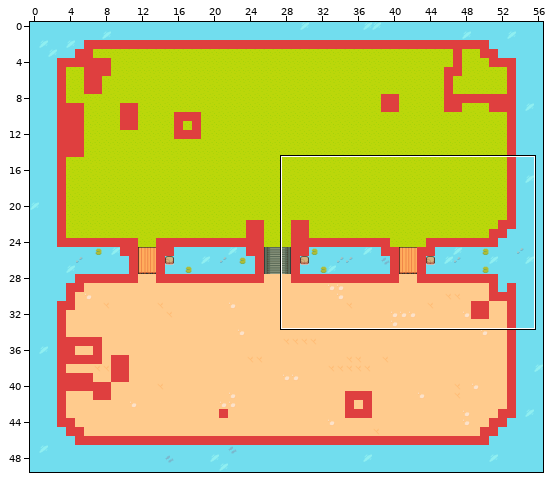
Tiled map: tiled/new1.tmx. Above, an overview of the earlier version with the close-up marked.
Close-up. Earlier state:
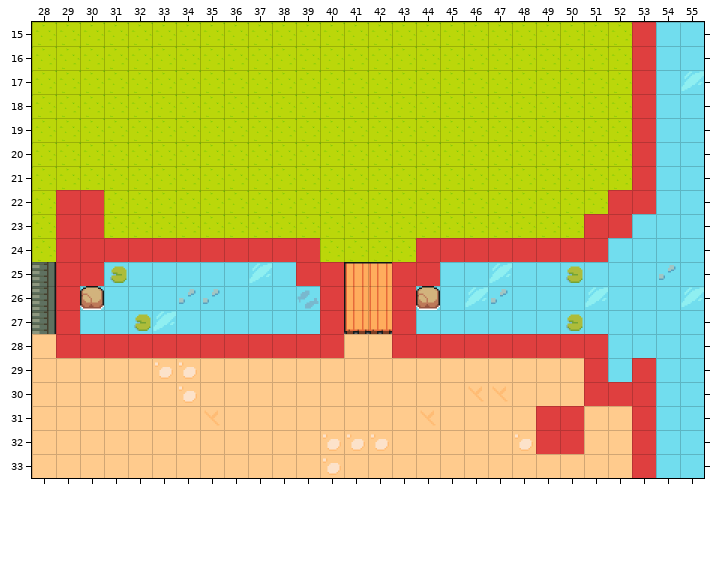
Cells are 64x64 px. Shown: x 28..55, y 15..33. The commit also changed other parts of the map, which this record leaves out. Not drawn, because the pictures are missing: unchanged layer "detail".
New version:
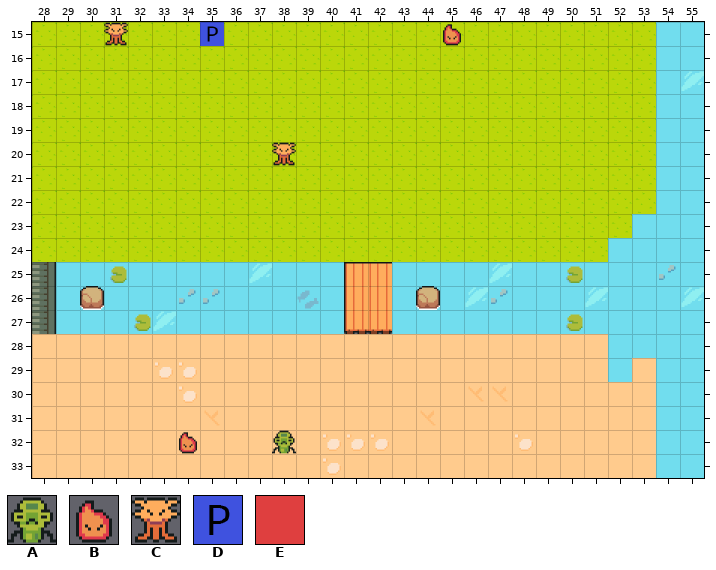
Key: from "Floor": A 390, B 391, C 393, D 394, E 395.
_ is an empty cell.
Tiles of an added or newly shown layer are drawn over the layers below it.
The exact change:
Layer "floorblock" (now hidden):
The edit erases tile E in rows 15 to 21 at x 53; in row 22 at x 29 to 30 and 52 to 53; in row 23 at x 29 to 30 and 51 to 52; in row 24 at x 29 to 39 and 44 to 51; in row 25 at x 29 to 30, 39 to 40 and 43 to 44; in rows 26 to 27 at x 29, 40 and 43.
The edit erases tile E in row 28 at x 29 to 40 and 43 to 51; in row 29 at x 51 and 53; in row 30 at x 51 to 53; in rows 31 to 32 at x 49 to 50 and 53; in row 33 at x 53.
Layer "entities" (now shown):
Tile A is added in row 32 at x 38.
Tile B is added in row 15 at x 45; in row 32 at x 34.
Tile C is added in row 15 at x 31; in row 20 at x 38.
Tile D is added in row 15 at x 35.
Where, in picture pixels (left, top, right, bottom), the same in both close-ups:
added: (104, 22, 128, 46)
added: (200, 22, 224, 46)
changed: (392, 22, 656, 478)
added: (272, 142, 296, 166)
removed: (56, 190, 344, 358)
added: (179, 432, 197, 454)
added: (272, 430, 296, 454)
